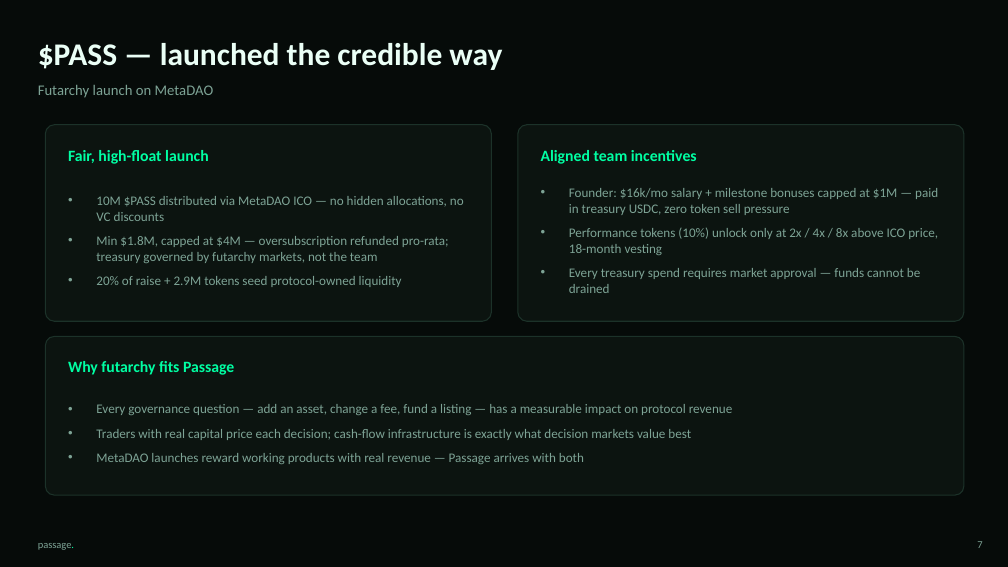
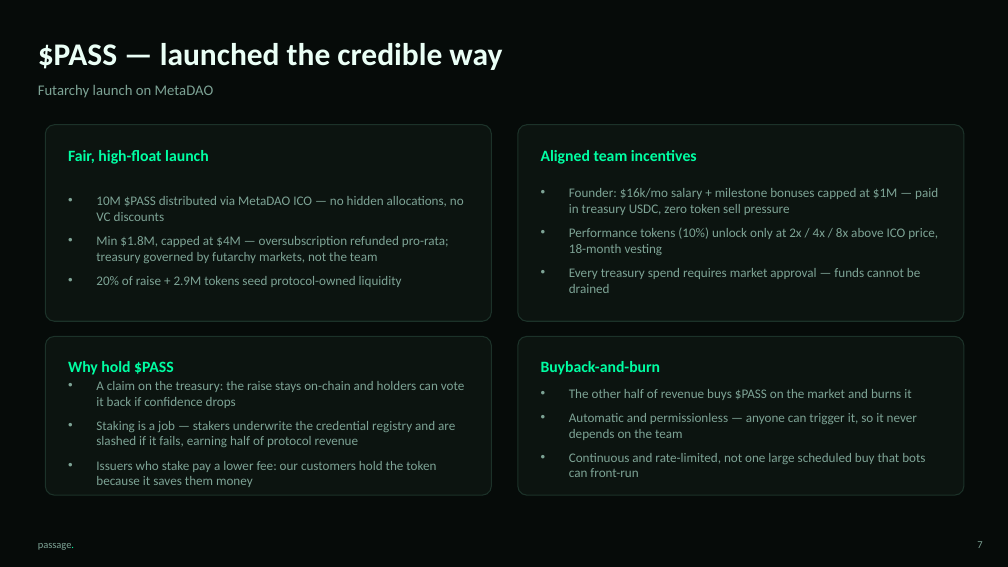
Before and after one commit to SewnRetirement/Passage-Protocol, a slide deck: slide 7 of assets/passage-deck.pptx. Drawn at 1008x567 pixels with LibreOffice and Linux fonts; fonts in the diff are those of the drawing. Boxes give left, top, right and bottom in pixels: in the first picture for what was removed or moved away, otherwise in the second. Text is boxed around its words. In the diff, an @@ line names an element or a change of style, - is before the commit and + after.

Commit message:
Put a real revenue model behind $PASS
A 0.10% fee only on wrapping is too thin: someone holding a tokenized
T-bill for two years pays about 10 bps in total. Add a recurring fee on
wrapped AUM as the core line, benchmarked against the 15 bps a year Ondo
already charges for tokenization and compliance.

Also spells out why anyone would hold the token: a claim on the on-chain
treasury, staking as a slashable backstop for the credential registry
(which is what lets an issuer trust it), and fee discounts for issuers
who stake. The remaining revenue funds an automatic, permissionless,
continuous buyback-and-burn — continuous because a single large
scheduled buy just feeds sandwich bots.

The deck previously projected $12M a year at $2B wrapped by assuming 3x
annual turnover. RWA holders hold for years; corrected to $3.6M on a 50%
turnover assumption, stated on the slide.

```diff
--- a/assets/passage-deck.pptx
+++ b/assets/passage-deck.pptx
@@ rounded rectangle: place and size @@
-rounded rectangle at (45,337,964,495)
+rounded rectangle at (45,337,492,495)
@@ rounded rectangle added at (518,337,964,495), fill #0C1410, outline #1C3229 1 pt @@
@@ text at (68,361,174,375): text changed @@
-Why futarchy fits Passage
+Why hold $PASS
@@ text at (96,381,464,487): text changed @@
-• Every governance question — add an asset, change a fee, fund a listing — has a measurable impact on protocol revenue
-• Traders with real capital price each decision; cash-flow infrastructure is exactly what decision markets value best
-• MetaDAO launches reward working products with real revenue — Passage arrives with both
+• A claim on the treasury: the raise stays on-chain and holders can vote it back if confidence drops
+• Staking is a job — stakers underwrite the credential registry and are slashed if it fails, earning half of protocol revenue
+• Issuers who stake pay a lower fee: our customers hold the token because it saves them money
@@ text added at (541,361,661,375), 15 pt, text #00FFA3, bold @@
+Buyback-and-burn
@@ text added at (569,389,925,477), 12.5 pt, text #7DA395 @@
+• The other half of revenue buys $PASS on the market and burns it
+• Automatic and permissionless — anyone can trigger it, so it never depends on the team
+• Continuous and rate-limited, not one large scheduled buy that bots can front-run
```
Also in this commit, not shown: 2 other slides changed, 5 other files.
